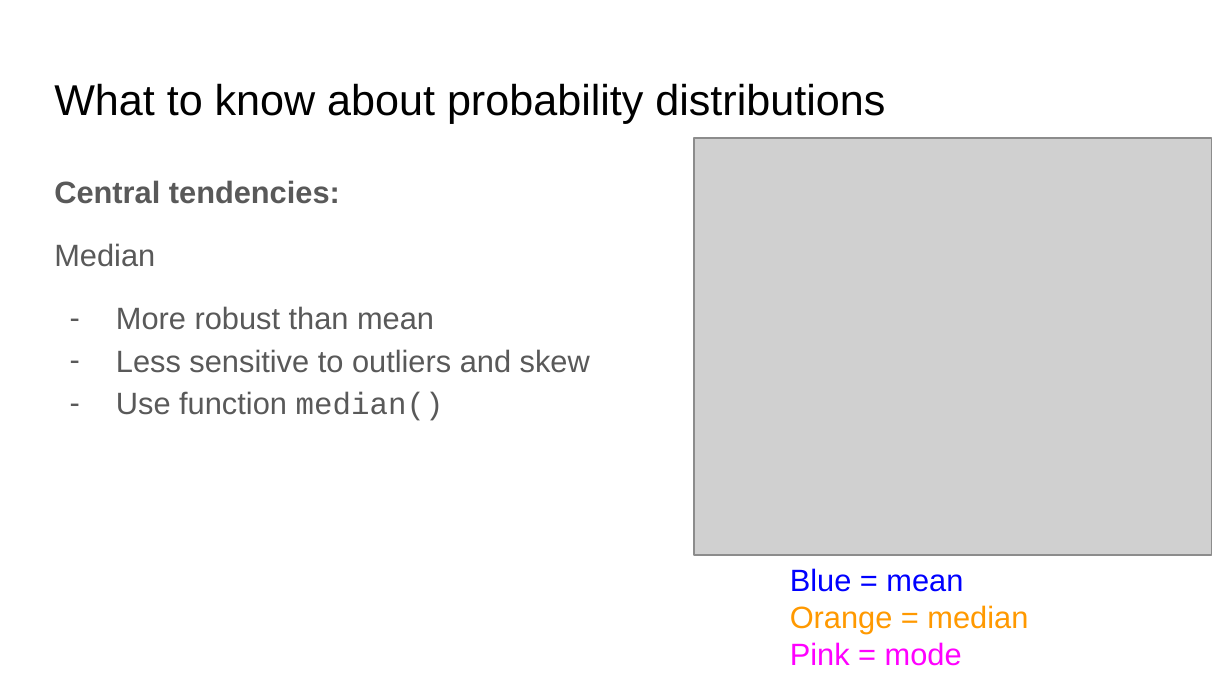
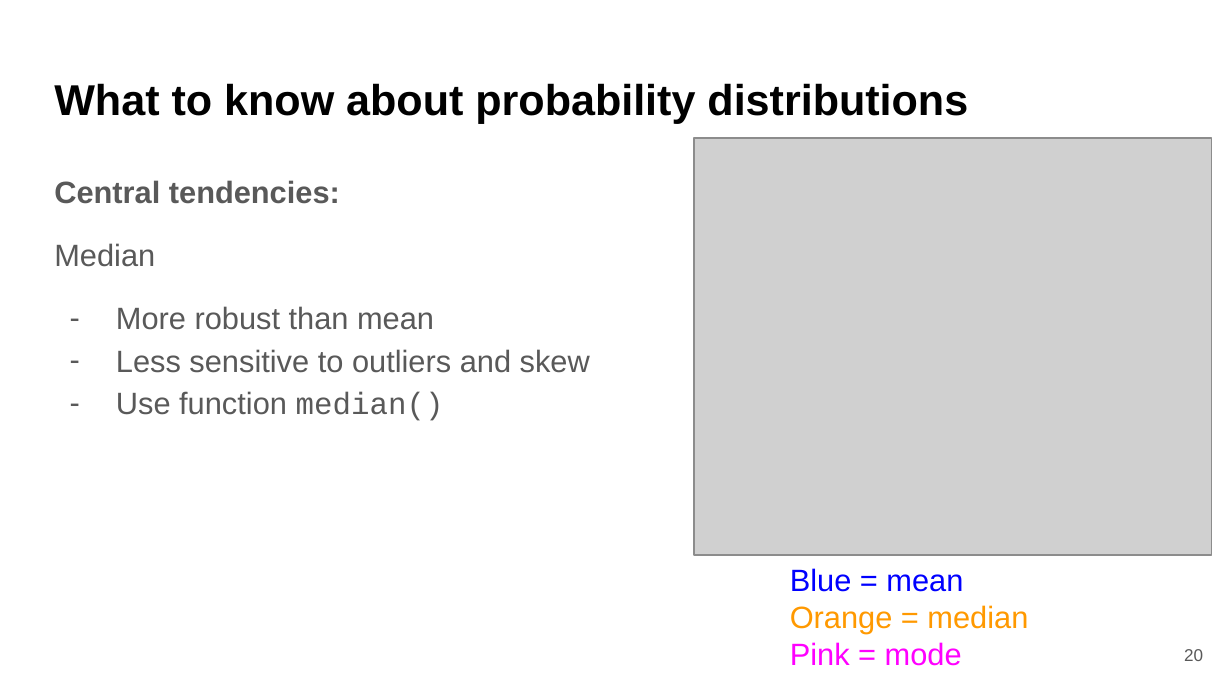
Before and after one commit to bmaitner/biometry_course, a slide deck: slide 20 of lectures/Lecture_11_probability.pptx (slide 15 before the commit). Drawn at 1232x693 pixels with LibreOffice and Linux fonts; fonts in the diff are those of the drawing; grey boxes stand for pictures. Boxes give left, top, right and bottom in pixels: in the first picture for what was removed or moved away, otherwise in the second. Text is boxed around its words. In the diff, an @@ line names an element or a change of style, - is before the commit and + after.

```diff
--- a/lectures/Lecture_11_probability.pptx
+++ b/lectures/Lecture_11_probability.pptx
@@ title "What to know about probability ..." at bbox=[54, 83, 968, 123]: bold on @@
@@ page number added at bbox=[1184, 649, 1203, 661], 10 pt, text #595959 @@
+20
```
Also in this commit, not shown: 21 other slides changed, 6 slides added, 1 slide removed, 1 other file.
